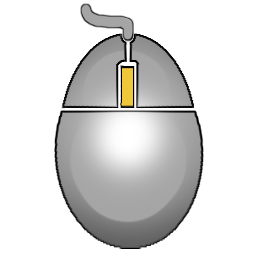
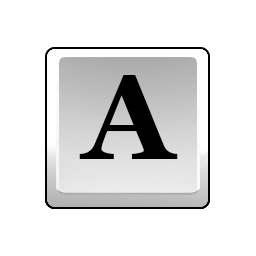
Layers edited between the first and the second 256 x 256 image:
hid group "mouse zoom" (4 layers) over [54,3,204,249]
painted on "Layer 6" (1st of 3, in "mouse zoom") over [120,66,135,108]
showed group "BUTTON" (10 layers) over [45,47,210,209]
showed "A" over [79,75,178,159]
added layer "Layer 14" (overlay) in group "BUTTON" over [46,48,209,208]
